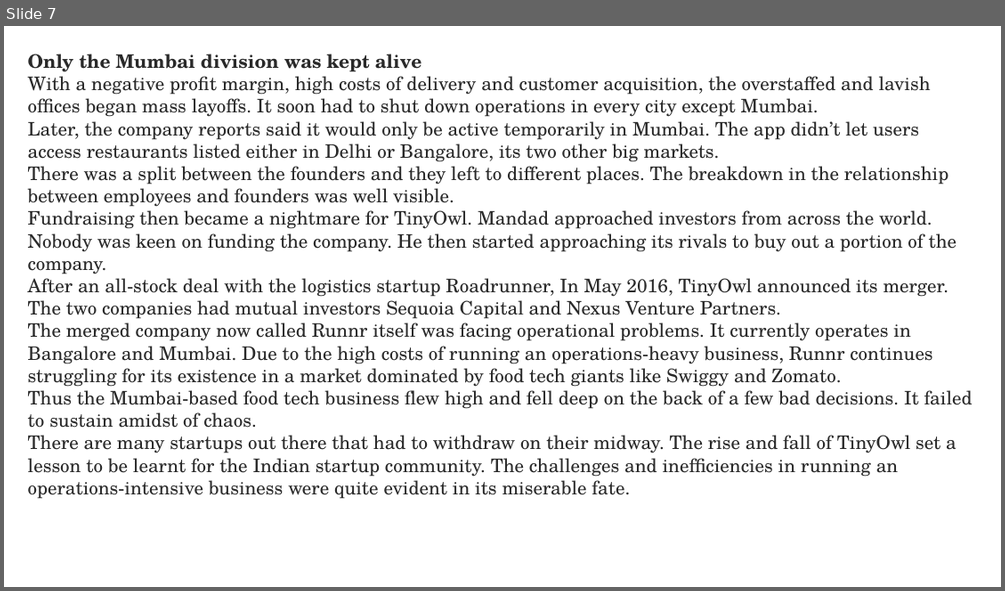
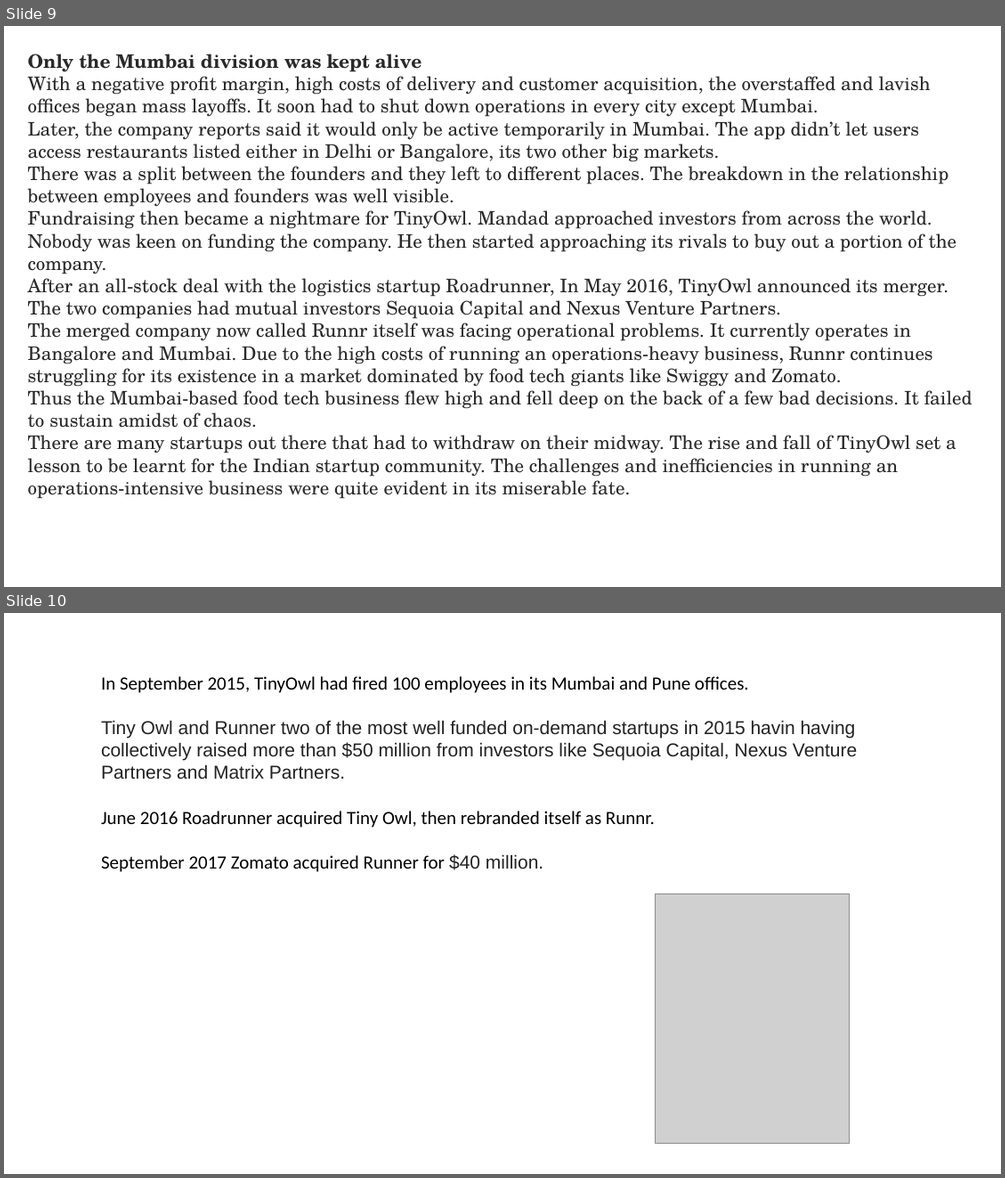
Before and after one commit to Ruthik27/Bed_Rest_and_Order_Services, a slide deck: tiny_owl/tiny_owl [Autosaved].pptx. Shown one above the other, each under a label of ours: slide 7 before the commit, slides 9 and 10 after it. The pictures are 1005x591 and 1005x1178 pixels, drawn with LibreOffice and Linux fonts; fonts in the diff are those of the drawing; grey boxes stand for pictures. Boxes give left, top, right and bottom in pixels: in the first picture for what was removed or moved away, otherwise in the second. Text is boxed around its words. In the diff, an @@ line names an element or a change of style, - is before the commit and + after.

Commit message:
end

```diff
--- a/tiny_owl/tiny_owl [Autosaved].pptx
+++ b/tiny_owl/tiny_owl [Autosaved].pptx
@@ slide 10 added at [4,613,1001,1174], background #FFFFFF @@
@@ text added at [101,676,857,872], 18 pt, text #222222 @@
+In September 2015, TinyOwl had fired 100 employees in its Mumbai and Pune offices.
+Tiny Owl and Runner two of the most well funded on-demand startups in 2015 havin having collectively raised more than $50 million from investors like Sequoia Capital, Nexus Venture Partners and Matrix Partners.
+June 2016 Roadrunner acquired Tiny Owl, then rebranded itself as Runnr.
+September 2017 Zomato acquired Runner for $40 million.
@@ picture added at [655,893,849,1143] @@
@@ what was slide 7 is now slide 9 @@
```
Also in this commit, not shown: 1 other slide added, 1 slide removed.
